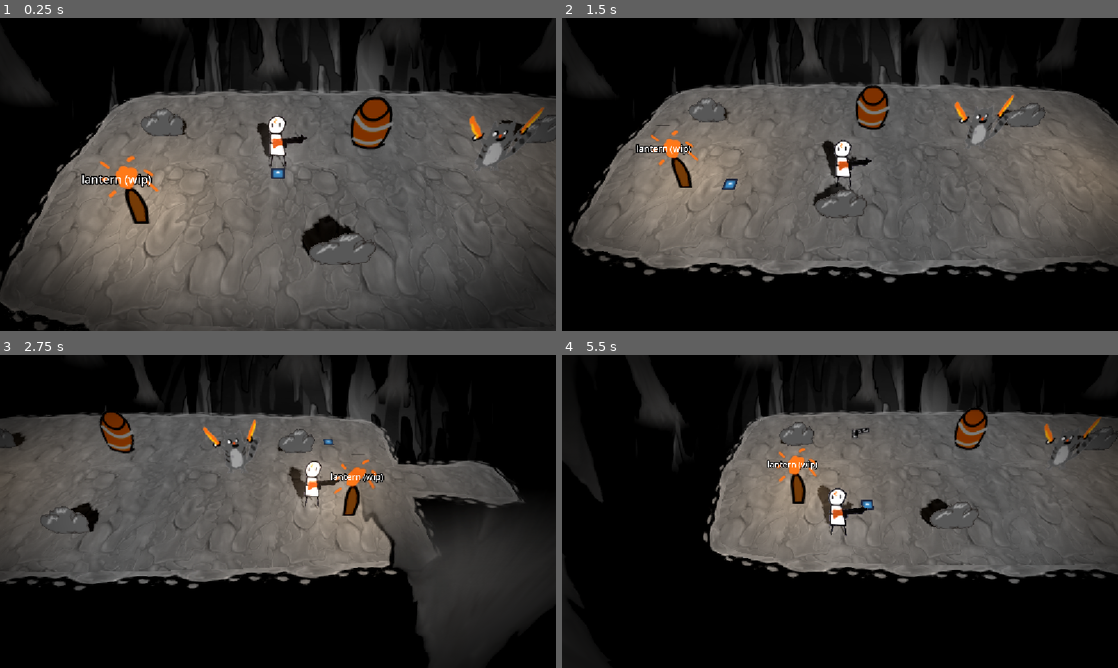
Above: before the commit, frames 1-4 (two rows, left to right).
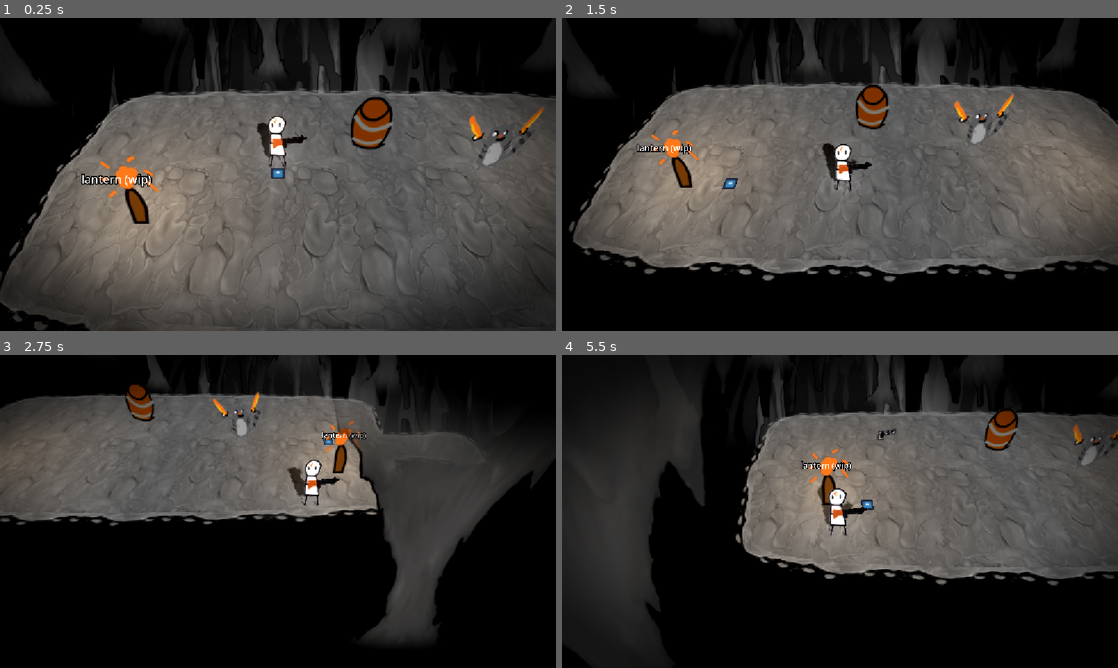
Above: after the commit, the same moments.

Repository: gmuGADIG/DEADSHOT
Game: Godot game, scene res://test_scenes/demo1/demo_a.tscn
The game is run twice, just before and just after one commit, with the same random seed, the same clock (stepped at 60 frames per second) and the same inputs. This scene is started directly instead of the project's main scene. The engine's default icon, where the game draws it, is replaced by a stand-in: a white triangle on a blue panel in a dark square.
Inputs (mouse positions are in pixels of both pictures, inside the frame that each line leads up to):
- Up to frame 1 (0.25 s): no input
- Up to frame 2 (1.5 s): move the mouse to (962, 158) at 0.52 s; hold D (move_right) 0.53-1.28 s; hold E (interact) 0.53-1.28 s; tap Space (roll) at 0.8, 1.35 s; move the mouse to (728, 190) at 1.27 s; hold S (move_down) from 1.28 s (still down)
- Up to frame 3 (2.75 s): tap E (interact) at 1.55 s; move the mouse to (333, 442) at 2.02 s; release S (move_down) at 2.03 s; press the mouse at (333, 442) at 2.03 s; hold D (move_right) from 2.03 s (still down); tap Space (roll) at 2.3 s
- Up to frame 4 (5.5 s): move the mouse to (812, 574) at 2.77 s; release D (move_right) at 2.78 s; release the mouse at (812, 574) at 2.78 s; hold W (move_up) 2.78-3.53 s; tap E (interact) at 2.85, 4.55 s; move the mouse to (1006, 558) at 3.52 s; hold A (move_left) 3.53-5.03 s; tap Space (roll) at 3.6, 5.3 s; move the mouse to (673, 464) at 4.27 s; right-click (673, 464) at 4.35 s; move the mouse to (867, 511) at 5.02 s; hold S (move_down) from 5.03 s (still down); hold E (interact) from 5.03 s (still down)

The runs differ from the first frame. In frame 1, 1.2% of the frame differs, in the area x 25-100%, y 28-79%; in frame 2, 3.0%; in frame 3, 39%, in the area x 0-100%, y 0-100%; in frame 4, 22%.

Commit message:
Cleanup & skill checking

Diff:
--- a/menu/skill_tree/skill_button.gd
+++ b/menu/skill_tree/skill_button.gd
@@ -53,7 +53,7 @@
 		Skill_Branch.add_point(child.global_position + child.size/2)
 
 func update_purchase_state() -> void:
-	if Player.has_skill():
+	if SkillSet.has_skill(itemDesc.skill_uid):
 		state = State.PURCHASED
 	else:
 		state = State.UNSET
--- a/menu/skill_tree/skill_desc.gd
+++ b/menu/skill_tree/skill_desc.gd
@@ -5,3 +5,4 @@
 @export var skill_image : Texture
 @export_multiline var skill_description : String
 @export var skill_meat_cost : int
+@export var skill_uid : SkillSet.SkillUID
--- a/menu/skill_tree/skill_tree.tscn
+++ b/menu/skill_tree/skill_tree.tscn
@@ -15,6 +15,7 @@
 skill_description = "Increases the base damage
 of attacks"
 skill_meat_cost = 150
+skill_uid = 1
 metadata/_custom_type_script = "uid://ce2k6qyx3sk68"
 
 [sub_resource type="Resource" id="Resource_3b2bh"]
@@ -25,6 +26,7 @@
 more powerful calibers.
 Good ol' reliable!"
 skill_meat_cost = 250
+skill_uid = 2
 metadata/_custom_type_script = "uid://ce2k6qyx3sk68"
 
 [sub_resource type="Resource" id="Resource_8qlyr"]
@@ -34,6 +36,7 @@
 skill_description = "Gives your damage a SUPER increase at
 the trade of a lower firing rate."
 skill_meat_cost = 400
+skill_uid = 4
 metadata/_custom_type_script = "uid://ce2k6qyx3sk68"
 
 [sub_resource type="Resource" id="Resource_ph0jt"]
@@ -43,25 +46,32 @@
 skill_description = "Gives your fire rate a SUPER boost at the
 exchange for dealing less damage"
 skill_meat_cost = 400
+skill_uid = 8
 metadata/_custom_type_script = "uid://ce2k6qyx3sk68"
 
 [sub_resource type="Resource" id="Resource_6jgdw"]
 script = ExtResource("4_8qlyr")
-skill_name = "TNT Shot"
+skill_name = "Charge Shot"
 skill_image = ExtResource("5_3b2bh")
+skill_uid = 16
+metadata/_custom_type_script = "uid://ce2k6qyx3sk68"
+
+[sub_resource type="Resource" id="Resource_yrbjn"]
+script = ExtResource("4_8qlyr")
+skill_name = "Rifle DMG 2"
+skill_uid = 32
+metadata/_custom_type_script = "uid://ce2k6qyx3sk68"
+
+[sub_resource type="Resource" id="Resource_oh6w3"]
+script = ExtResource("4_8qlyr")
+skill_name = "Rifle Mag"
+skill_uid = 64
+metadata/_custom_type_script = "uid://ce2k6qyx3sk68"
+
+[sub_resource type="Resource" id="Resource_77k0x"]
+script = ExtResource("4_8qlyr")
 skill_description = "Your bullets are now explosive."
-metadata/_custom_type_script = "uid://ce2k6qyx3sk68"
-
-[sub_resource type="Resource" id="Resource_yrbjn"]
-script = ExtResource("4_8qlyr")
-metadata/_custom_type_script = "uid://ce2k6qyx3sk68"
-
-[sub_resource type="Resource" id="Resource_oh6w3"]
-script = ExtResource("4_8qlyr")
-metadata/_custom_type_script = "uid://ce2k6qyx3sk68"
-
-[sub_resource type="Resource" id="Resource_77k0x"]
-script = ExtResource("4_8qlyr")
+skill_uid = 128
 metadata/_custom_type_script = "uid://ce2k6qyx3sk68"
 
 [sub_resource type="Resource" id="Resource_fin66"]
@@ -72,30 +82,43 @@
 fire power over fire rate and accuracy.
 Packs a punch!"
 skill_meat_cost = 250
+skill_uid = 256
 metadata/_custom_type_script = "uid://ce2k6qyx3sk68"
 
 [sub_resource type="Resource" id="Resource_x1cyl"]
 script = ExtResource("4_8qlyr")
+skill_name = "Fire Rate"
+skill_uid = 512
 metadata/_custom_type_script = "uid://ce2k6qyx3sk68"
 
 [sub_resource type="Resource" id="Resource_lwvla"]
 script = ExtResource("4_8qlyr")
+skill_name = "HP"
+skill_uid = 1024
 metadata/_custom_type_script = "uid://ce2k6qyx3sk68"
 
 [sub_resource type="Resource" id="Resource_8rbpw"]
 script = ExtResource("4_8qlyr")
+skill_name = "Knockback"
+skill_uid = 2048
 metadata/_custom_type_script = "uid://ce2k6qyx3sk68"
 
 [sub_resource type="Resource" id="Resource_mygyd"]
 script = ExtResource("4_8qlyr")
+skill_name = "HP"
+skill_uid = 4096
 metadata/_custom_type_script = "uid://ce2k6qyx3sk68"
 
 [sub_resource type="Resource" id="Resource_4fwot"]
 script = ExtResource("4_8qlyr")
+skill_name = "Movement Speed"
+skill_uid = 8192
 metadata/_custom_type_script = "uid://ce2k6qyx3sk68"
 
 [sub_resource type="Resource" id="Resource_idjr8"]
 script = ExtResource("4_8qlyr")
+skill_name = "Fire"
+skill_uid = 16384
 metadata/_custom_type_script = "uid://ce2k6qyx3sk68"
 
 [sub_resource type="Resource" id="Resource_jggre"]
@@ -107,30 +130,43 @@
 the damage it inflicts.
 A classic choice!"
 skill_meat_cost = 250
+skill_uid = 32768
 metadata/_custom_type_script = "uid://ce2k6qyx3sk68"
 
 [sub_resource type="Resource" id="Resource_luurr"]
 script = ExtResource("4_8qlyr")
+skill_name = "Fire Rate"
+skill_uid = 65536
 metadata/_custom_type_script = "uid://ce2k6qyx3sk68"
 
 [sub_resource type="Resource" id="Resource_2h7kc"]
 script = ExtResource("4_8qlyr")
+skill_name = "Cooldown"
+skill_uid = 131072
 metadata/_custom_type_script = "uid://ce2k6qyx3sk68"
 
 [sub_resource type="Resource" id="Resource_dcxbm"]
 script = ExtResource("4_8qlyr")
+skill_name = "Double Shot"
+skill_uid = 262144
 metadata/_custom_type_script = "uid://ce2k6qyx3sk68"
 
 [sub_resource type="Resource" id="Resource_qu2j3"]
 script = ExtResource("4_8qlyr")
+skill_name = "Damage"
+skill_uid = 524288
 metadata/_custom_type_script = "uid://ce2k6qyx3sk68"
 
 [sub_resource type="Resource" id="Resource_obulw"]
 script = ExtResource("4_8qlyr")
+skill_name = "Movement Speed"
+skill_uid = 1048576
 metadata/_custom_type_script = "uid://ce2k6qyx3sk68"
 
 [sub_resource type="Resource" id="Resource_a42n7"]
 script = ExtResource("4_8qlyr")
+skill_name = "Salvage"
+skill_uid = 2097152
 metadata/_custom_type_script = "uid://ce2k6qyx3sk68"
 
 [node name="Skill_Tree" type="Control"]
--- a/systems/save/save.gd
+++ b/systems/save/save.gd
@@ -5,11 +5,13 @@
 static var save_data : Save ## The resource that gets saved to file
 @export var location_save_data : LocationSaveData ## Saves information regarding the player's location
 @export var health_save_data : HealthSaveData ## Saves info regarding the player's max health
+@export var skill_save_data : SkillSaveData ## Saves the player's selected skills
 
 static func create() -> void: ## Creates an empty save file if one does not exist
 	save_data = Save.new()
 	save_data.location_save_data = LocationSaveData.new()
 	save_data.health_save_data = HealthSaveData.new()
+	save_data.skill_save_data = SkillSaveData.new()
 
 static func save_game() -> void: ## Saves the game
 	if save_data == null:
@@ -17,6 +19,7 @@
 
 	save_data.location_save_data.save()
 	save_data.health_save_data.save()
+	save_data.skill_save_data.save()
 
 	ResourceSaver.save(save_data, SAVE_FILE)
 
@@ -28,6 +31,7 @@
 
 	save_data.location_save_data.load()
 	save_data.health_save_data.load()
+	save_data.skill_save_data.load()
 
 static func save_file_exists() -> void:
 	ResourceLoader.exists(SAVE_FILE)
--- /dev/null
+++ b/systems/save/skill_save_data.gd
@@ -0,0 +1,9 @@
+class_name SkillSaveData extends Resource
+
+@export_storage var skill_bitfield : int
+
+func save() -> void:
+	skill_bitfield = SkillSet.skill_bitfield
+
+func load() -> void:
+	SkillSet.skill_bitfield = skill_bitfield
--- a/test_scenes/demo1/demo_a.tscn
+++ b/test_scenes/demo1/demo_a.tscn
@@ -8,7 +8,6 @@
 [ext_resource type="PackedScene" uid="uid://dxdkwdigtcn43" path="res://world/enemy/test/enemy_test.tscn" id="7_v2m6r"]
 [ext_resource type="Texture2D" uid="uid://48dfxh6s6pk2" path="res://world/backgrounds/cavern_bg.png" id="8_6otf1"]
 [ext_resource type="PackedScene" uid="uid://dtqb8q8qomq31" path="res://world/pickups/corrupt_heart/blood_particles/blood_burst.tscn" id="8_v2m6r"]
-[ext_resource type="PackedScene" uid="uid://c8a3ul47e6b2y" path="res://world/interactables/cover/cover_boulder.tscn" id="11_lw5uw"]
 [ext_resource type="PackedScene" uid="uid://crroyl2puavcb" path="res://world/decoration/floor_lantern/floor_lantern.tscn" id="12_shw0w"]
 
 [sub_resource type="NavigationMesh" id="NavigationMesh_hxoc3"]
@@ -88,14 +87,44 @@
 transform = Transform3D(1, 0, 0, 0, 1, 0, 0, 0, 1, 7.939002, 0, 0)
 movement_speed = 0.0
 
-[node name="Boulder" parent="." index="12" instance=ExtResource("11_lw5uw")]
+[node name="Boulder" parent="." index="12"]
+_import_path = NodePath("")
+unique_name_in_owner = false
+process_mode = 0
+process_priority = 0
+process_physics_priority = 0
+process_thread_group = 0
+physics_interpolation_mode = 0
+auto_translate_mode = 0
+editor_description = ""
 transform = Transform3D(1, 0, 0, 0, 1, 0, 0, 0, 1, -5.1497498, 0, -1.890513)
+script = null
 
-[node name="Boulder2" parent="." index="13" instance=ExtResource("11_lw5uw")]
+[node name="Boulder2" parent="." index="13"]
+_import_path = NodePath("")
+unique_name_in_owner = false
+process_mode = 0
+process_priority = 0
+process_physics_priority = 0
+process_thread_group = 0
+physics_interpolation_mode = 0
+auto_translate_mode = 0
+editor_description = ""
 transform = Transform3D(1, 0, 0, 0, 1, 0, 0, 0, 1, 1.7385912, 0, 3.4624243)
+script = null
 
-[node name="Boulder3" parent="." index="14" instance=ExtResource("11_lw5uw")]
+[node name="Boulder3" parent="." index="14"]
+_import_path = NodePath("")
+unique_name_in_owner = false
+process_mode = 0
+process_priority = 0
+process_physics_priority = 0
+process_thread_group = 0
+physics_interpolation_mode = 0
+auto_translate_mode = 0
+editor_description = ""
 transform = Transform3D(1, 0, 0, 0, 1, 0, 0, 0, 1, 11.027086, 0, -1.4749694)
+script = null
 
 [node name="FloorLantern" parent="." index="15" instance=ExtResource("12_shw0w")]
 transform = Transform3D(1, 0, 0, 0, 1, 0, 0, 0, 1, 13.084494, 4.7683716e-07, 2.5329204)
--- a/test_scenes/main_skill_tree.tscn
+++ /dev/null
@@ -1,97 +0,0 @@
-[gd_scene load_steps=7 format=3 uid="uid://dyhcprd0t3dxo"]
-
-[ext_resource type="Texture2D" uid="uid://bg142evknuep7" path="res://temp_art/gartic/batman.png" id="1_ltyj4"]
-[ext_resource type="Texture2D" uid="uid://cjbsq7rk6r3h4" path="res://temp_art/gartic/cactus.png" id="2_rx1bo"]
-[ext_resource type="PackedScene" uid="uid://7lrs6qjp01ku" path="res://test_scenes/skill_button.tscn" id="4_ltyj4"]
-[ext_resource type="Texture2D" uid="uid://sxaysn4gqoxo" path="res://temp_art/gartic/coin.png" id="4_oqh0l"]
-
-[sub_resource type="StyleBoxFlat" id="StyleBoxFlat_ltyj4"]
-content_margin_top = 20.0
-bg_color = Color(0.73541117, 0.45856017, 0.90916985, 1)
-border_width_top = 5
-border_width_bottom = 5
-border_blend = true
-
-[sub_resource type="Theme" id="Theme_rx1bo"]
-HScrollBar/styles/scroll = SubResource("StyleBoxFlat_ltyj4")
-
-[node name="MainSkillTree" type="Control"]
-layout_mode = 3
-anchors_preset = 15
-anchor_right = 1.0
-anchor_bottom = 1.0
-grow_horizontal = 2
-grow_vertical = 2
-
-[node name="ScrollContainer" type="ScrollContainer" parent="."]
-layout_mode = 1
-anchors_preset = -1
-anchor_right = 1.0
-anchor_bottom = 1.0
-grow_horizontal = 2
-grow_vertical = 2
-theme = SubResource("Theme_rx1bo")
-vertical_scroll_mode = 3
-metadata/_edit_use_anchors_ = true
-
-[node name="HBoxContainer" type="HBoxContainer" parent="ScrollContainer"]
-layout_mode = 2
-size_flags_horizontal = 3
-
-[node name="SkillsLvl1" type="VBoxContainer" parent="ScrollContainer/HBoxContainer"]
-layout_mode = 2
-size_flags_vertical = 4
-
-[node name="TextureRect" type="TextureRect" parent="ScrollContainer/HBoxContainer/SkillsLvl1"]
-layout_mode = 2
-texture = ExtResource("1_ltyj4")
-
-[node name="TextureRect2" type="TextureRect" parent="ScrollContainer/HBoxContainer/SkillsLvl1"]
-layout_mode = 2
-texture = ExtResource("2_rx1bo")
-
-[node name="MiniSkillStats1" type="VBoxContainer" parent="ScrollContainer/HBoxContainer"]
-clip_contents = true
-layout_mode = 2
-size_flags_vertical = 4
-
-[node name="TextureRect" type="TextureRect" parent="ScrollContainer/HBoxContainer/MiniSkillStats1"]
-layout_mode = 2
-texture = ExtResource("4_oqh0l")
-
-[node name="TextureRect2" type="TextureRect" parent="ScrollContainer/HBoxContainer/MiniSkillStats1"]
-layout_mode = 2
-texture = ExtResource("4_oqh0l")
-stretch_mode = 3
-
-[node name="TextureRect3" type="TextureRect" parent="ScrollContainer/HBoxContainer/MiniSkillStats1"]
-layout_mode = 2
-texture = ExtResource("4_oqh0l")
-stretch_mode = 3
-
-[node name="TextureRect4" type="TextureRect" parent="ScrollContainer/HBoxContainer/MiniSkillStats1"]
-layout_mode = 2
-texture = ExtResource("4_oqh0l")
-stretch_mode = 3
-
-[node name="TextureRect5" type="TextureRect" parent="ScrollContainer/HBoxContainer/MiniSkillStats1"]
-layout_mode = 2
-texture = ExtResource("4_oqh0l")
-stretch_mode = 3
-
-[node name="GridContainer" type="GridContainer" parent="ScrollContainer/HBoxContainer"]
-layout_mode = 2
-
-[node name="skillButton" parent="." instance=ExtResource("4_ltyj4")]
-layout_mode = 0
-offset_left = 959.0
-offset_top = 183.0
-offset_right = 1087.0
-offset_bottom = 311.0
-
-[node name="skillButton2" parent="skillButton" instance=ExtResource("4_ltyj4")]
-layout_mode = 0
-offset_left = -304.0
-offset_top = -13.0
-offset_right = -176.0
-offset_bottom = 115.0
--- a/test_scenes/skills.tres
+++ /dev/null
@@ -1,3 +0,0 @@
-[gd_resource type="Resource" format=3 uid="uid://bo73xqfuk871b"]
-
-[resource]
--- a/test_scenes/test_skill_tree.tscn
+++ /dev/null
@@ -1,42 +0,0 @@
-[gd_scene load_steps=2 format=3 uid="uid://cg3xux28b35wn"]
-
-[ext_resource type="PackedScene" uid="uid://7lrs6qjp01ku" path="res://menu/skill_tree/skill_button.tscn" id="1_7i8ot"]
-
-[node name="Test_skill_tree" type="Control"]
-layout_mode = 3
-anchors_preset = 15
-anchor_right = 1.0
-anchor_bottom = 1.0
-grow_horizontal = 2
-grow_vertical = 2
-
-[node name="skillButton" parent="." node_paths=PackedStringArray("dependencies") instance=ExtResource("1_7i8ot")]
-layout_mode = 0
-offset_left = 103.0
-offset_top = 63.0
-offset_right = 155.0
-offset_bottom = 122.0
-dependencies = [NodePath("../skillButton2"), NodePath("../skillButton3")]
-
-[node name="skillButton2" parent="." node_paths=PackedStringArray("dependencies") instance=ExtResource("1_7i8ot")]
-layout_mode = 0
-offset_left = 296.0
-offset_top = 82.0
-offset_right = 348.0
-offset_bottom = 141.0
-dependencies = [NodePath("../skillButton4")]
-
-[node name="skillButton3" parent="." node_paths=PackedStringArray("dependencies") instance=ExtResource("1_7i8ot")]
-layout_mode = 0
-offset_left = 139.0
-offset_top = 206.0
-offset_right = 191.0
-offset_bottom = 265.0
-dependencies = [NodePath("../skillButton4")]
-
-[node name="skillButton4" parent="." instance=ExtResource("1_7i8ot")]
-layout_mode = 0
-offset_left = 353.0
-offset_top = 236.0
-offset_right = 405.0
-offset_bottom = 295.0
--- a/world/player/player.gd
+++ b/world/player/player.gd
@@ -157,6 +157,3 @@
 	is_in_combat = false
 	stamina = 3.0
 	$Hud.fade_stamina_out()
-
-static func has_skill() -> bool:
-	return false
--- /dev/null
+++ b/world/player/skill_dictionary.gd
@@ -0,0 +1,44 @@
+class_name SkillSet extends Object
+
+enum SkillUID{
+	BASE_DAMAGE = 0b1,
+
+	BOLT_ACTION_RIFLE = 0b1 << 1,
+	RIFLE_DAMAGE_1 = 0b1 << 2,
+	RIFLE_FIRE_RATE = 0b1 << 3,
+	RIFLE_CHARGE_SHOT = 0b1 << 4,
+	RIFLE_DAMAGE_2 = 0b1 << 5,
+	RIFLE_MAG = 0b1 << 6,
+	RIFLE_EXPLOSIVE_SHOT = 0b1 << 7,
+
+	SHOTGUN = 0b1 << 8,
+	SHOTGUN_FIRE_RATE = 0b1 << 9,
+	SHOTGUN_HP_1 = 0b1 << 10,
+	SHOTGUN_KNOCKBACK = 0b1 << 11,
+	SHOTGUN_HP_2 = 0b1 << 12,
+	SHOTGUN_MOVEMENT_SPEED = 0b1 << 13,
+	SHOTGUN_FIRE = 0b1 << 14,
+
+	DUAL_PISTOL = 0b1 << 15,
+	PISTOL_FIRE_RATE = 0b1 << 16,
+	PISTOL_ROLL_COOLDOWN = 0b1 << 17,
+	PISTOL_DOUBLE_SHOT = 0b1 << 18,
+	PISTOL_DAMAGE = 0b1 << 19,
+	PISTOL_MOVEMENT_SPEED = 0b1 << 20,
+	PISTOL_SALVAGE = 0b1 << 21,
+}
+
+static var skill_bitfield : int
+
+static func has_skill(skill : SkillUID) -> bool:
+	return skill_bitfield & skill != 0
+
+static func add_skill(skill : SkillUID) -> bool:
+	var is_successful : bool = not has_skill(skill)
+	skill_bitfield |= skill
+	return is_successful
+
+static func remove_skill(skill : SkillUID) -> bool:
+	var is_successful : bool = has_skill(skill)
+	skill_bitfield &= ~skill
+	return is_successful
Not shown, added: systems/save/skill_save_data.gd.uid
Not shown: 1 places in test_scenes/demo1/demo_a.tscn that only renumber resources
Not shown, added: world/player/skill_dictionary.gd.uid
